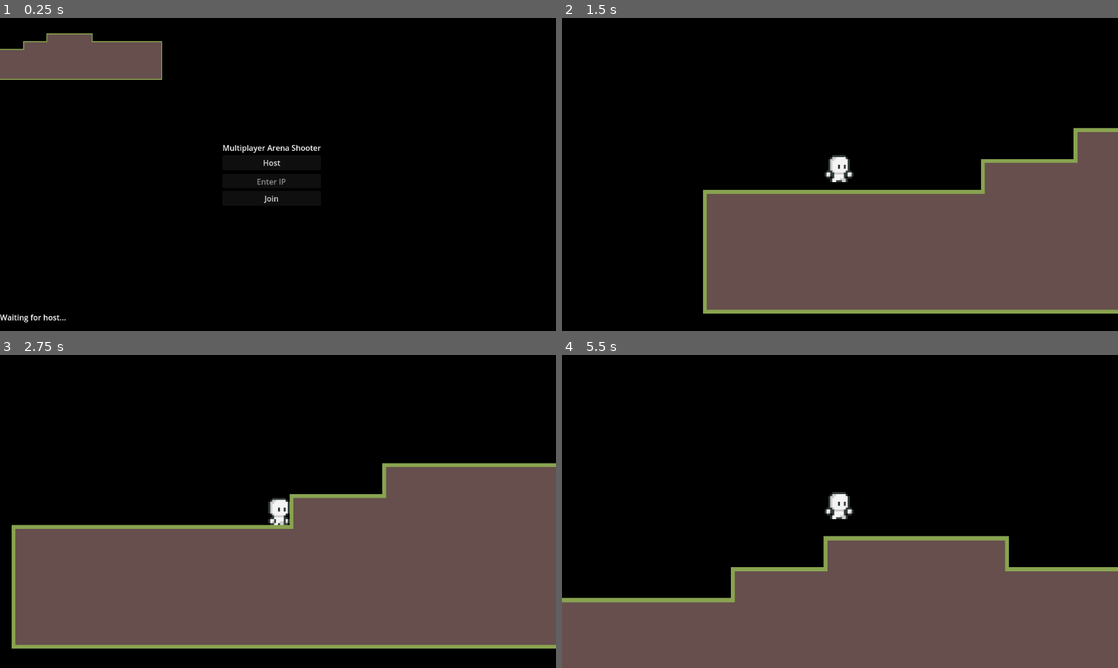
Above: before the commit, frames 1-4 (two rows, left to right).
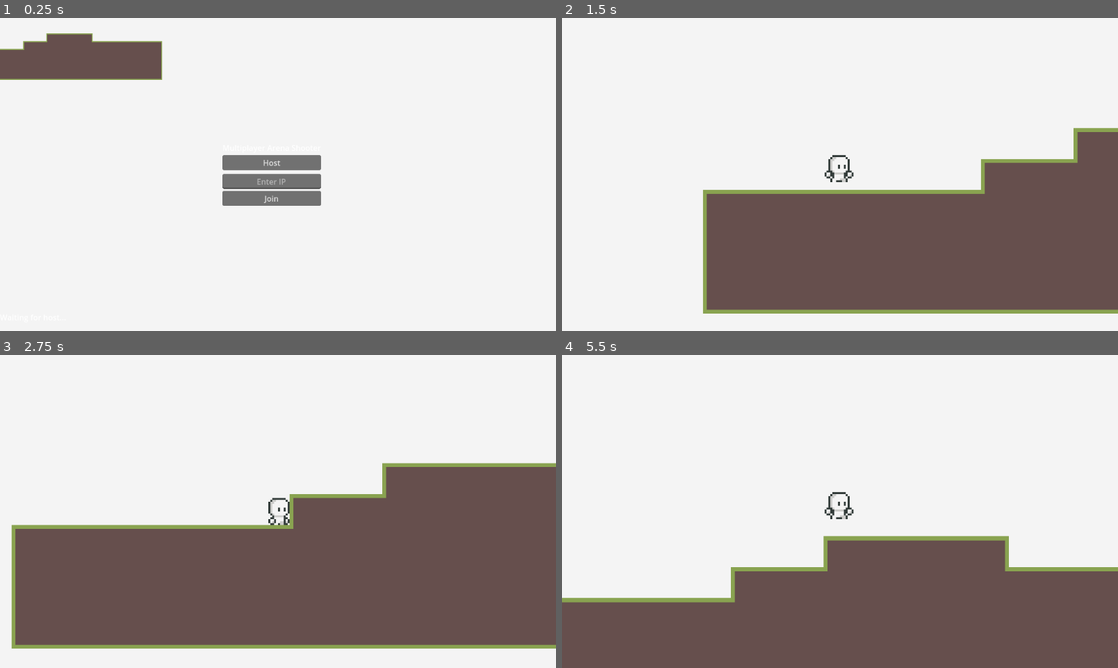
Above: after the commit, the same moments.

Repository: nerdcampdk/gamezone_mmo
Game: Godot game, scene res://game/game.tscn
The game is run twice, just before and just after one commit, with the same random seed, the same clock (stepped at 60 frames per second) and the same inputs.
Inputs (mouse positions are in pixels of both pictures, inside the frame that each line leads up to):
- Up to frame 1 (0.25 s): no input
- Up to frame 2 (1.5 s): click (834, 180) at 0.52 s; type "12" at 0.6 s; click "Host" at 1.25 s
- Up to frame 3 (2.75 s): hold D (right) from 2.03 s (still down); tap Space (jump) at 2.27 s
- Up to frame 4 (5.5 s): tap Space (jump) at 3.02, 4.52, 5.27 s; release D (right) at 3.53 s; hold A (left) 3.53-4.28 s; hold D (right) from 4.28 s (still down)

The runs differ from the first frame. In frame 1, 96% of the frame differs, in the area x 0-100%, y 0-100%; in frame 2, 67%; in frame 3, 53%; in frame 4, 67%.
Error in both runs: Invalid call to utility function "str()". Expected 1 arguments. (res://game/game.gd:60)

Commit message:
Some cleanup

Diff:
--- a/project.godot
+++ b/project.godot
@@ -10,7 +10,7 @@
 
 [application]
 
-config/name="Multiplayer Arena Shooter"
+config/name="NerdCamp Game"
 run/main_scene="res://game/game.tscn"
 config/features=PackedStringArray("4.4", "Forward Plus")
 config/icon="res://icon.svg"
@@ -48,4 +48,4 @@
 [rendering]
 
 textures/canvas_textures/default_texture_filter=0
-environment/defaults/default_clear_color=Color(0, 0, 0, 1)
+environment/defaults/default_clear_color=Color(0.956863, 0.956863, 0.956863, 1)
